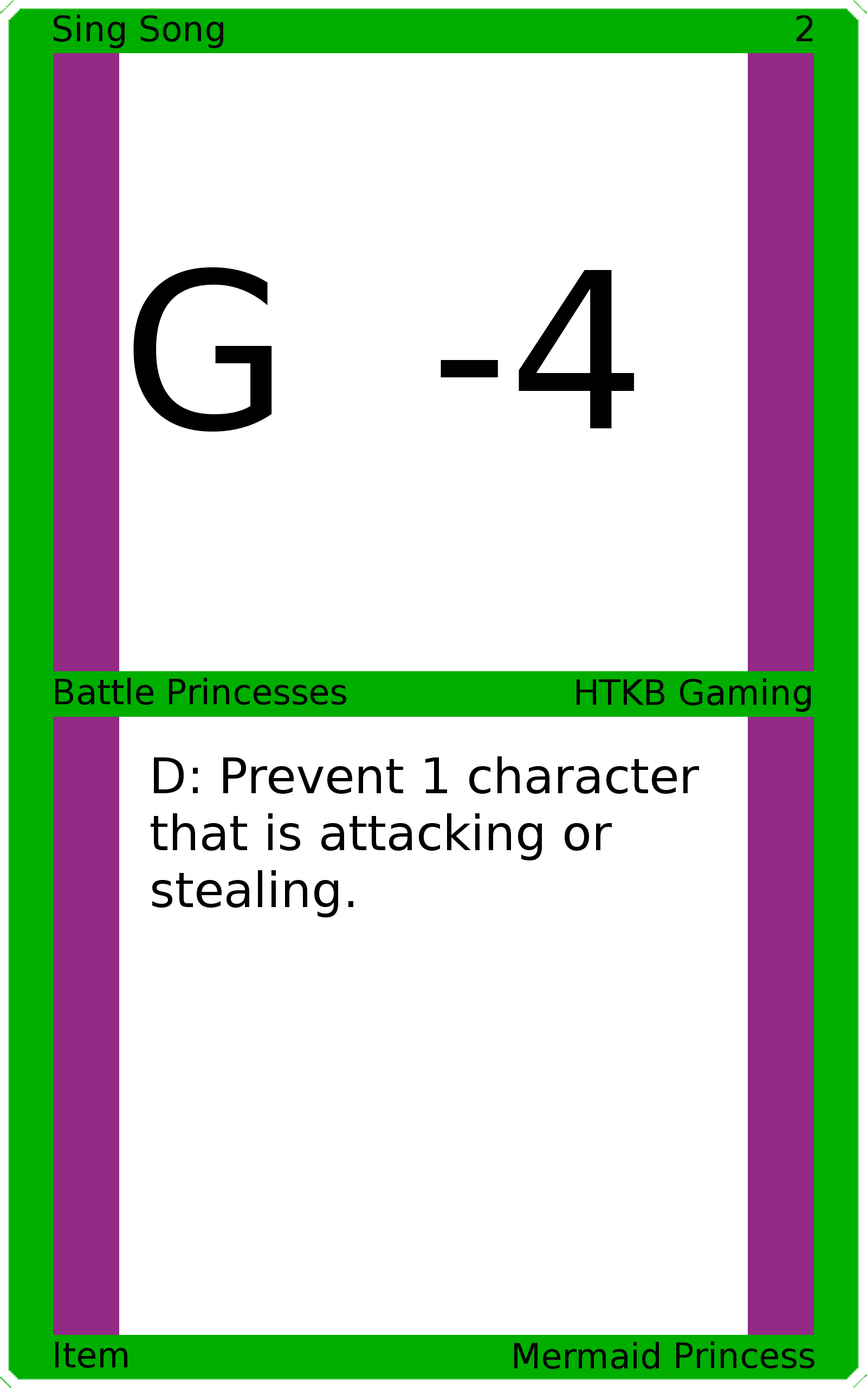
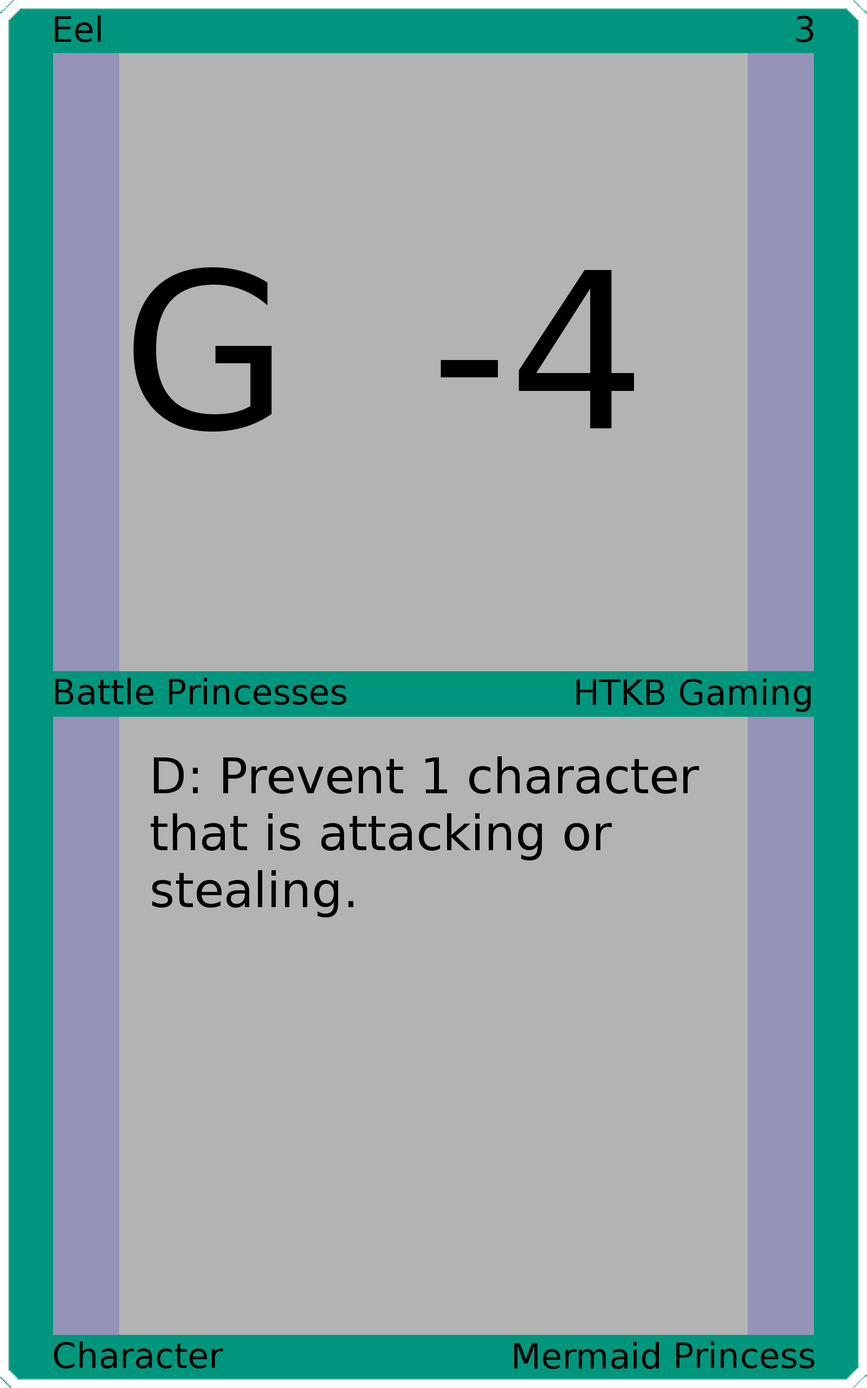
Layers edited between the first and the second (867, 1388) image:
painted on "Upper Left" over [53, 14, 224, 49]
painted on "Upper Right" over [796, 15, 814, 43]
painted on "Bottom Left" over [53, 1340, 224, 1369]
painted on "Border" over [0, 0, 867, 1388]
painted on "Top Background" over [119, 52, 748, 673]
painted on "Bottom Background" over [119, 715, 748, 1336]
painted on "Background" over [35, 35, 832, 1352]
